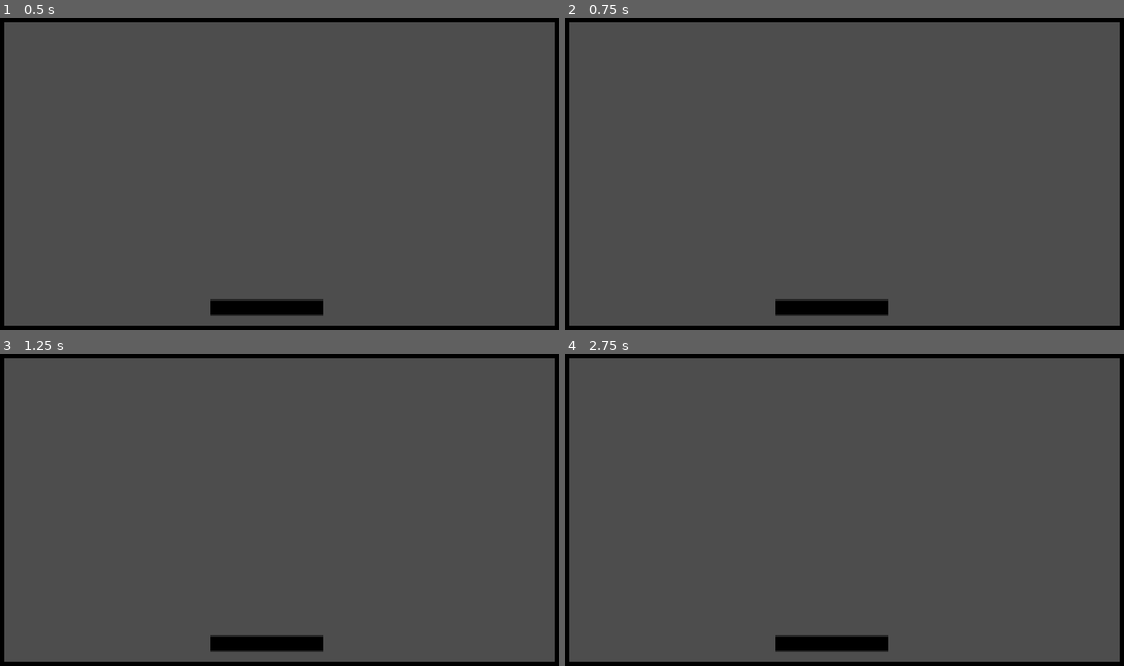
Above: before the commit, frames 1-4 (two rows, left to right).
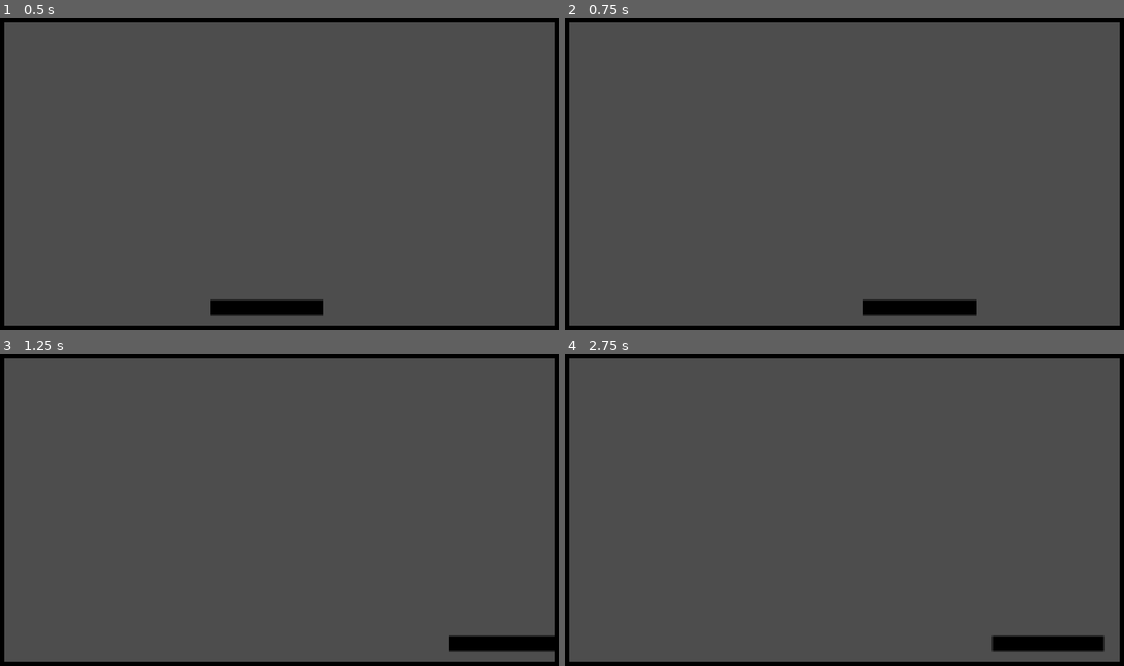
Above: after the commit, the same moments.

Repository: jardelguim/breakout
Game: Godot game, scene res://scenes/game.tscn
The game is run twice, just before and just after one commit, with the same random seed, the same clock (stepped at 60 frames per second) and the same inputs.
Inputs:
- Up to frame 1 (0.5 s): no input
- Up to frame 2 (0.75 s): tap Enter at 0.5 s; hold D (move_right, bound only after the commit) from 0.53 s (still down); tap Space (launch, bound only after the commit) at 0.6 s
- Up to frame 3 (1.25 s): keep holding D (move_right, bound only after the commit)
- Up to frame 4 (2.75 s): release D (move_right, bound only after the commit) at 1.28 s; hold A (move_left, bound only after the commit) 1.28-2.03 s; tap Space (launch, bound only after the commit) at 1.35, 2.1 s; hold D (move_right, bound only after the commit) from 2.03 s (still down)

Frame 1 is identical in both runs. In frame 2, 1.7% of the frame differs, in the area x 37-74%, y 90-96%; in frame 3, 2.1%; in frame 4, 2.2%, in the area x 37-97%, y 90-96%.

Commit message:
add inputmanager and paddle

Diff:
--- a/project.godot
+++ b/project.godot
@@ -15,11 +15,35 @@
 config/features=PackedStringArray("4.6", "Mobile")
 config/icon="res://icon.svg"
 
+[autoload]
+
+InputManager="*uid://di8ypfk851lck"
+
 [display]
 
 window/size/viewport_width=1920
 window/size/viewport_height=1080
 window/stretch/mode="canvas_items"
+
+[input]
+
+move_left={
+"deadzone": 0.2,
+"events": [Object(InputEventKey,"resource_local_to_scene":false,"resource_name":"","device":-1,"window_id":0,"alt_pressed":false,"shift_pressed":false,"ctrl_pressed":false,"meta_pressed":false,"pressed":false,"keycode":0,"physical_keycode":65,"key_label":0,"unicode":97,"location":0,"echo":false,"script":null)
+, Object(InputEventKey,"resource_local_to_scene":false,"resource_name":"","device":-1,"window_id":0,"alt_pressed":false,"shift_pressed":false,"ctrl_pressed":false,"meta_pressed":false,"pressed":false,"keycode":0,"physical_keycode":4194319,"key_label":0,"unicode":0,"location":0,"echo":false,"script":null)
+]
+}
+move_right={
+"deadzone": 0.2,
+"events": [Object(InputEventKey,"resource_local_to_scene":false,"resource_name":"","device":-1,"window_id":0,"alt_pressed":false,"shift_pressed":false,"ctrl_pressed":false,"meta_pressed":false,"pressed":false,"keycode":0,"physical_keycode":68,"key_label":0,"unicode":100,"location":0,"echo":false,"script":null)
+, Object(InputEventKey,"resource_local_to_scene":false,"resource_name":"","device":-1,"window_id":0,"alt_pressed":false,"shift_pressed":false,"ctrl_pressed":false,"meta_pressed":false,"pressed":false,"keycode":0,"physical_keycode":4194321,"key_label":0,"unicode":0,"location":0,"echo":false,"script":null)
+]
+}
+launch={
+"deadzone": 0.2,
+"events": [Object(InputEventKey,"resource_local_to_scene":false,"resource_name":"","device":-1,"window_id":0,"alt_pressed":false,"shift_pressed":false,"ctrl_pressed":false,"meta_pressed":false,"pressed":false,"keycode":0,"physical_keycode":32,"key_label":0,"unicode":32,"location":0,"echo":false,"script":null)
+]
+}
 
 [physics]
 
--- /dev/null
+++ b/scenes/paddle.gd
@@ -0,0 +1,24 @@
+extends Area2D
+
+@export var SPEED := 250.0
+
+func _ready() -> void:
+	InputManager.action_pressed.connect(_on_action_pressed)
+
+func _physics_process(delta: float) -> void:
+	var direction := InputManager.get_paddle_direction()
+	position.x += direction * SPEED * get_physics_process_delta_time()
+	_clamp_position()
+
+func _on_action_pressed(action: String) -> void:
+	match action:
+		"launch":
+			_launch_ball()
+
+func _launch_ball() -> void:
+	pass
+
+func _clamp_position() -> void:
+	var half_width: float = $CollisionShape2D.shape.size.x / 2.0
+	var screen_width := get_viewport_rect().size.x
+	position.x = clamp(position.x, half_width, screen_width - half_width)
--- a/scenes/paddle.tscn
+++ b/scenes/paddle.tscn
@@ -1,8 +1,17 @@
 [gd_scene format=3 uid="uid://b4yqt20fg36v4"]
 
 [ext_resource type="Texture2D" uid="uid://bnhy7rdmkk3ob" path="res://assets/paddle.png" id="1_3xiby"]
+[ext_resource type="Script" uid="uid://djkekj0cqxk17" path="res://scenes/paddle.gd" id="1_y7wee"]
+
+[sub_resource type="RectangleShape2D" id="RectangleShape2D_y7wee"]
+size = Vector2(64, 9)
 
 [node name="Paddle" type="Area2D" unique_id=517680683]
+script = ExtResource("1_y7wee")
 
 [node name="PaddleSprite" type="Sprite2D" parent="." unique_id=728051864]
 texture = ExtResource("1_3xiby")
+
+[node name="CollisionShape2D" type="CollisionShape2D" parent="." unique_id=1071230332]
+position = Vector2(0, 0.5)
+shape = SubResource("RectangleShape2D_y7wee")
--- /dev/null
+++ b/src/InputManager.gd
@@ -0,0 +1,38 @@
+# Meu gerenciador genérico de INPUT, basta adicionar como Singleton no Godot
+extends Node
+
+# sinais
+signal action_pressed(action: String)
+signal action_released(action: String)
+
+
+func _input(event: InputEvent) -> void:
+	if not event is InputEventAction:
+		return
+
+	var action := _get_action_name(event)
+	if action.is_empty():
+		return
+
+	if event.is_pressed() and not event.is_echo():
+		action_pressed.emit(action)
+	elif event.is_released():
+		action_released.emit(action)
+
+func is_held(action: String) -> bool:
+	return Input.is_action_pressed(action)
+
+func is_just_pressed(action: String) -> bool:
+	return Input.is_action_just_pressed(action)
+
+func is_just_released(action: String) -> bool:
+	return Input.is_action_just_released(action)
+
+func get_paddle_direction() -> float:
+	return Input.get_axis("move_left", "move_right")
+
+func _get_action_name(event: InputEvent) -> String:
+	for action in InputMap.get_actions():
+		if InputMap.action_has_event(action, event):
+			return action
+	return ""
Not shown, added: scenes/paddle.gd.uid
Not shown, added: src/InputManager.gd.uid
